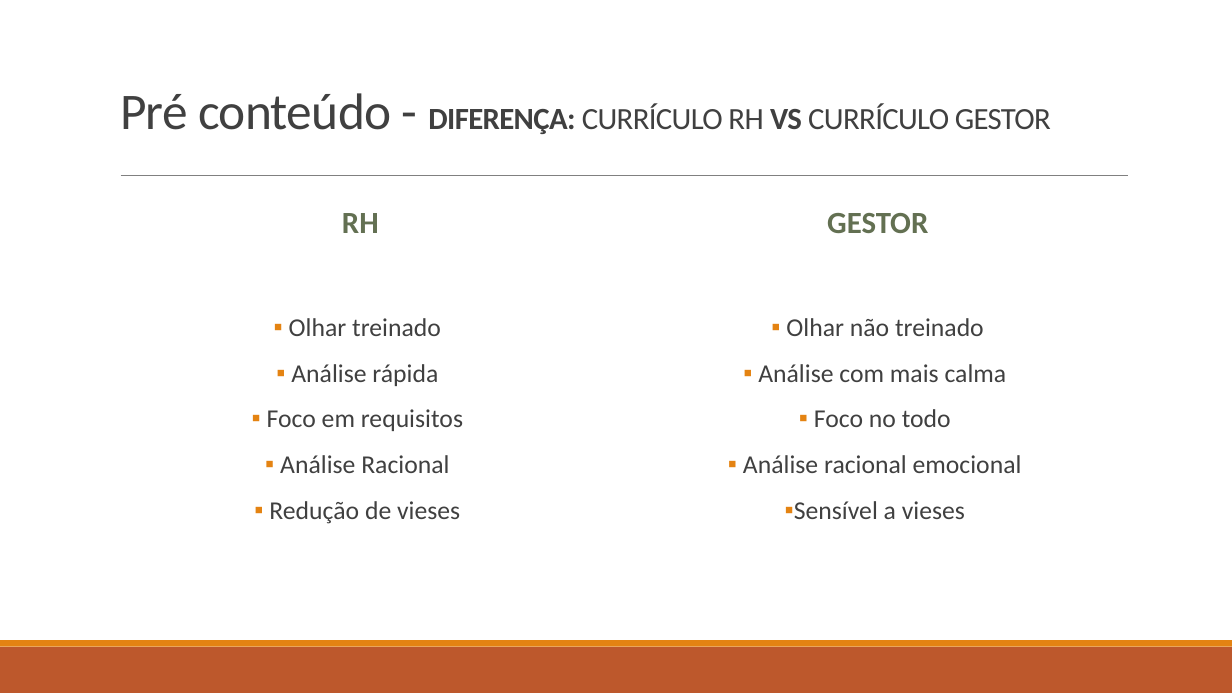
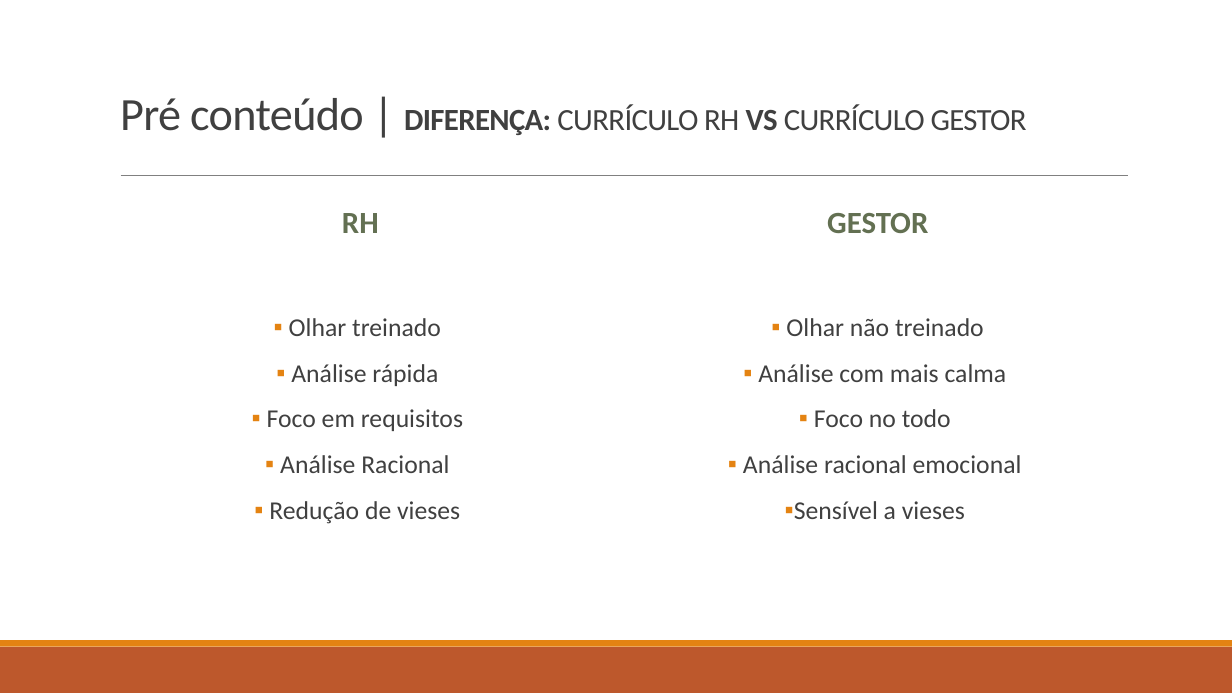
Before and after one commit to RaizaCirne/js-antes-do-react, a slide deck: slide 4 of Currículo, busca de vagas e candidaturas/#RESUMOCV121.pptx. Drawn at 1232x693 pixels with LibreOffice and Linux fonts; fonts in the diff are those of the drawing. Boxes give left, top, right and bottom in pixels: in the first picture for what was removed or moved away, otherwise in the second. Text is boxed around its words. In the diff, an @@ line names an element or a change of style, - is before the commit and + after.

```diff
--- a/Currículo, busca de vagas e candidaturas/#RESUMOCV121.pptx
+++ b/Currículo, busca de vagas e candidaturas/#RESUMOCV121.pptx
@@ title at (x1=120, y1=98, x2=1027, y2=135): text changed @@
-Pré conteúdo - DIFERENÇA: CURRÍCULO RH VS CURRÍCULO GESTOR
+Pré conteúdo | DIFERENÇA: CURRÍCULO RH VS CURRÍCULO GESTOR
```
Also in this commit, not shown: 3 other slides changed, 4 slides added, 2 slides removed.
